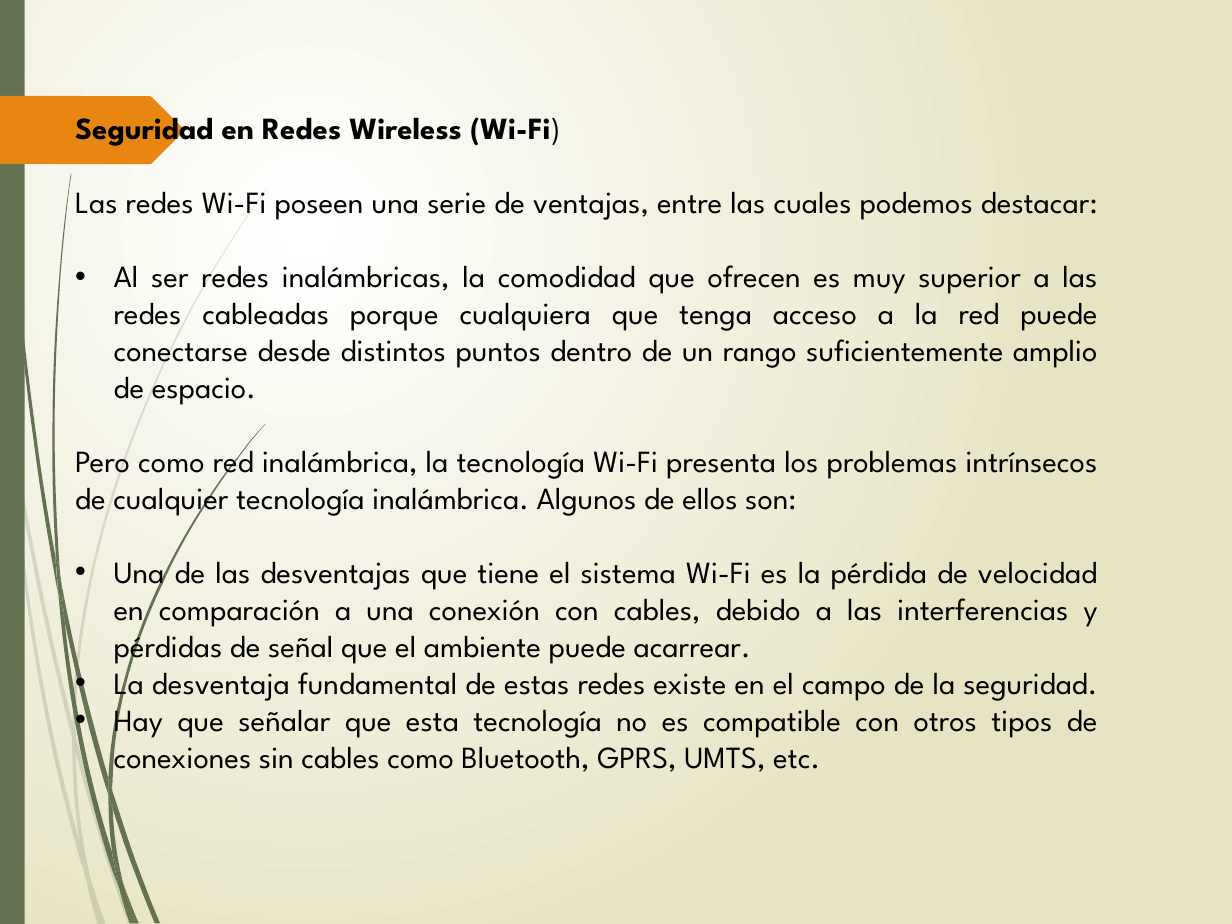
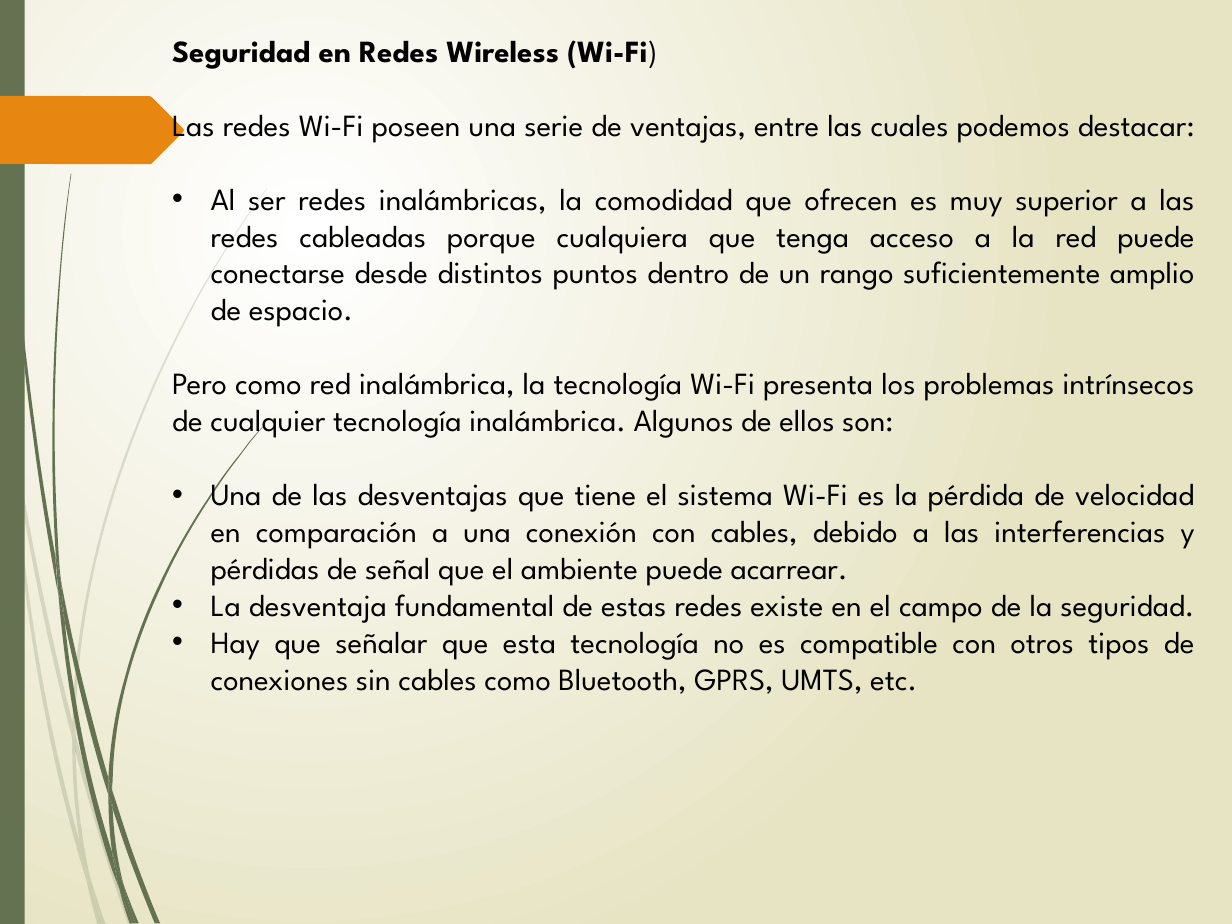
Before and after one commit to YarithzaGalindoAyala/Fase3_ConstruccionOVI, a slide deck: slide 2 of Docu/docu5.pptx. Drawn at 1232x924 pixels with LibreOffice and Linux fonts; fonts in the diff are those of the drawing. Boxes give left, top, right and bottom in pixels: in the first picture for what was removed or moved away, otherwise in the second. Text is boxed around its words. In the diff, an @@ line names an element or a change of style, - is before the commit and + after.

Commit message:
docment

```diff
--- a/Docu/docu5.pptx
+++ b/Docu/docu5.pptx
@@ text "Seguridad en Redes Wireless (Wi-Fi)" rewrapped from (75,108,1098,772) to (172,40,1195,694) @@
```
